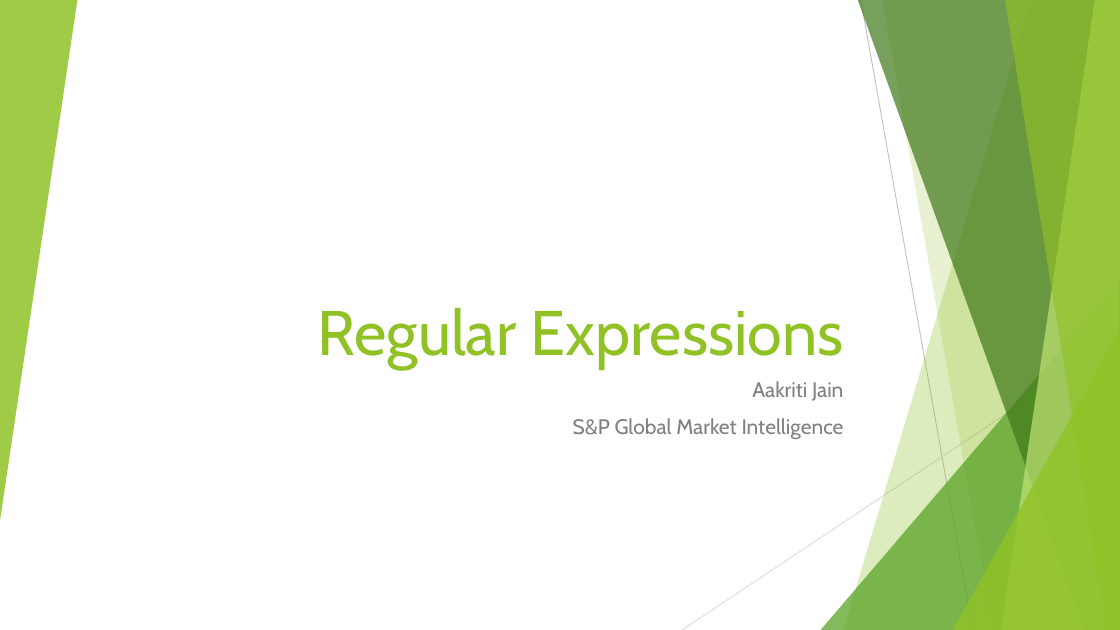
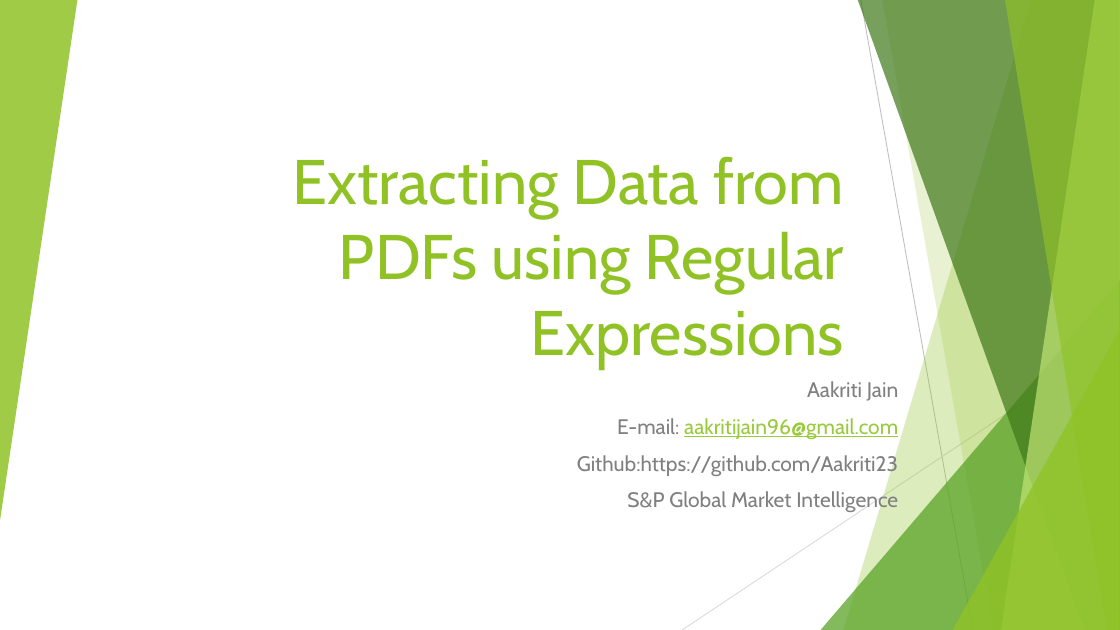
Before and after one commit to Aakriti23/Regular-Expressions, a slide deck: slide 1 of Regular Expressions.pptx. Drawn at 1120x630 pixels with LibreOffice and Linux fonts; fonts in the diff are those of the drawing. Boxes give left, top, right and bottom in pixels: in the first picture for what was removed or moved away, otherwise in the second. Text is boxed around its words. In the diff, an @@ line names an element or a change of style, - is before the commit and + after.

```diff
--- a/Regular Expressions.pptx
+++ b/Regular Expressions.pptx
@@ title at box(293, 156, 844, 369): text changed @@
-Regular Expressions
+Extracting Data from PDFs using Regular Expressions
@@ subtitle at box(577, 418, 898, 477): paragraphs added @@
+E-mail: aakritijain96@gmail.com
+Github:https://github.com/Aakriti23
```
Also in this commit, not shown: 2 other slides changed, 4 slides added, 2 other files.
